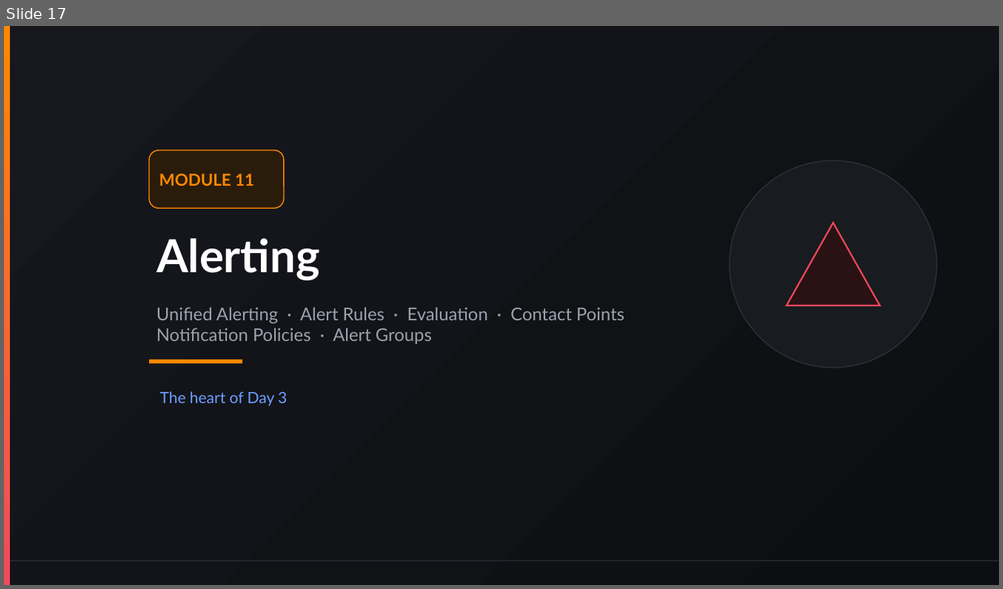
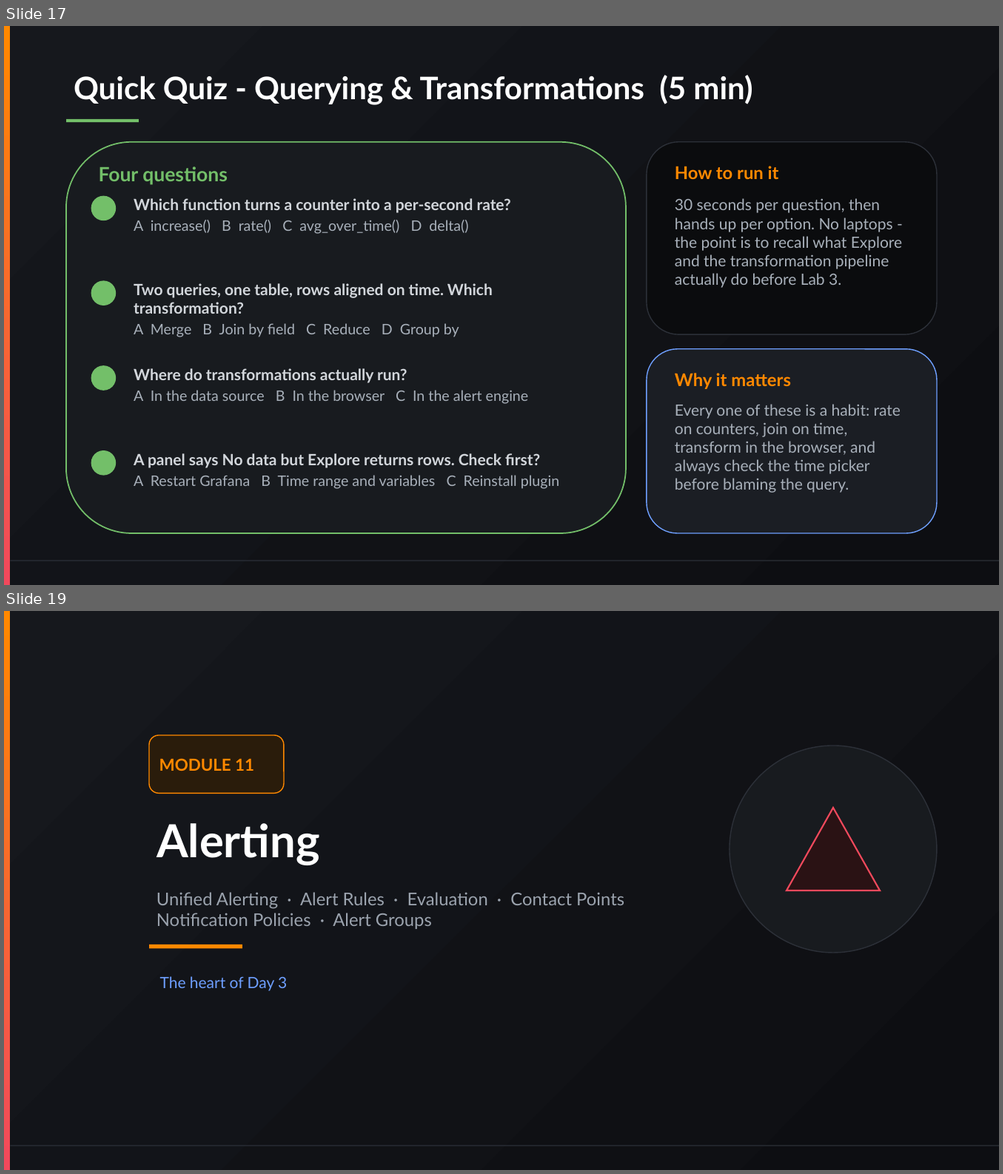
Before and after one commit to vikash-verma-profile/garfana-August-2026, a slide deck: Day-3/Day-3.pptx. Shown one above the other, each under a label of ours: slide 17 before the commit, slides 17 and 19 after it; the slides between them are not shown. The pictures are 1003x589 and 1003x1174 pixels, drawn with LibreOffice and Linux fonts; fonts in the diff are those of the drawing. Boxes give left, top, right and bottom in pixels: in the first picture for what was removed or moved away, otherwise in the second. Text is boxed around its words. In the diff, an @@ line names an element or a change of style, - is before the commit and + after.

```diff
--- a/Day-3/Day-3.pptx
+++ b/Day-3/Day-3.pptx
@@ slide 17 added at [4,26,999,585], background gradient #16181D to #0D0E12; not listed: 2 template elements that a slide beside it also shows @@
@@ title added at [74,75,752,105], 30 pt, text #FFFFFF, bold @@
+Quick Quiz - Querying & Transformations (5 min)
@@ rectangle added at [66,119,138,122], fill #73BF69 @@
@@ rounded rectangle added at [66,142,626,534], fill #181B1F, outline #73BF69 1.25 pt @@
@@ rounded rectangle added at [646,142,936,335], fill #0B0C0E, outline #2C3038 1 pt @@
@@ text added at [99,167,227,185], 19 pt, text #73BF69, bold @@
+Four questions
@@ text added at [674,166,779,179], 17 pt, text #FF8800, bold @@
+How to run it
@@ ellipse added at [91,196,116,221], fill #73BF69, 14 pt, text #111217, bold @@
+1
@@ text added at [134,198,511,234], 15 pt, text #D2D6DB, bold @@
+Which function turns a counter into a per-second rate?
+A increase() B rate() C avg_over_time() D delta()
@@ text added at [674,198,902,288], 15 pt, text #A8B0BA @@
+30 seconds per question, then hands up per option. No laptops - the point is to recall what Explore and the transformation pipeline actually do before Lab 3.
@@ ellipse added at [91,281,116,306], fill #73BF69, 14 pt, text #111217, bold @@
+2
@@ text added at [134,284,492,338], 15 pt, text #D2D6DB, bold @@
+Two queries, one table, rows aligned on time. Which transformation?
+A Merge B Join by field C Reduce D Group by
@@ rounded rectangle added at [646,349,936,534], fill #1B1E24, outline #6E9FFF 1 pt @@
@@ ellipse added at [91,366,116,391], fill #73BF69, 14 pt, text #111217, bold @@
+3
@@ text added at [134,369,529,404], 14 pt, text #A8B0BA @@
+Where do transformations actually run?
+A In the data source B In the browser C In the alert engine
@@ text added at [674,373,791,389], 17 pt, text #FF8800, bold @@
+Why it matters
@@ text added at [674,404,900,493], 15 pt, text #A8B0BA @@
+Every one of these is a habit: rate on counters, join on time, transform in the browser, and always check the time picker before blaming the query.
@@ ellipse added at [91,451,116,475], fill #73BF69, 14 pt, text #111217, bold @@
+4
@@ text added at [134,454,559,489], 14 pt, text #A8B0BA @@
+A panel says No data but Explore returns rows. Check first?
+A Restart Grafana B Time range and variables C Reinstall plugin
@@ what was slide 17 is now slide 19 @@
```
Also in this commit, not shown: 5 other slides added, 24 other files.
